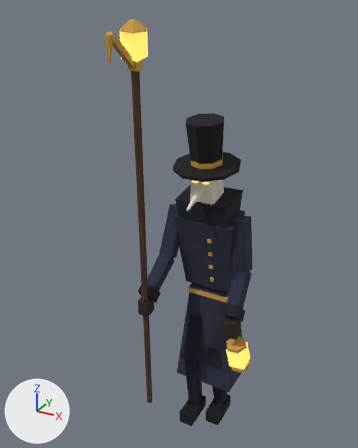
Before and after pictures for a commit that changed the glTF model assets/models/lamplighter.glb.
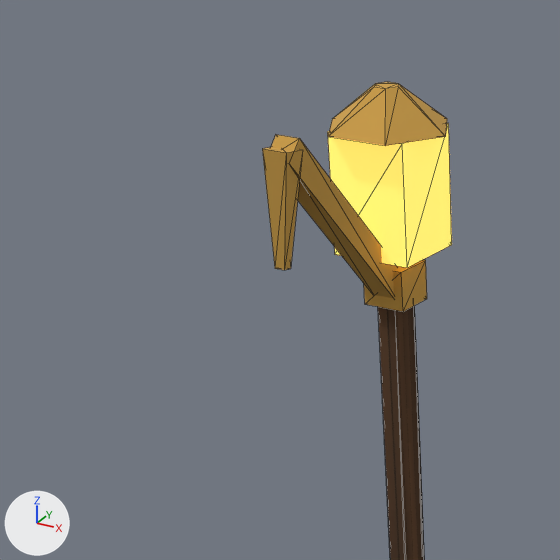
The first picture shows the older version from a 50 mm lens placed at (1.8, -3.98, 4.09), pointed at (-0.14, -0.46, 2.33). The close-ups show the older and then the newer version on the part from 12% to 48% of the width and 0% to 29% of the height of that picture. Only the edits that show in the close-ups are written down. The axes (+X, +Y, +Z) are drawn at lower left. The lights are the same throughout. The close-ups show mesh edges as thin lines. Where no turn or scale is listed for an object, it has been applied to the vertices.

Objects in the first close-up: 'pole'.
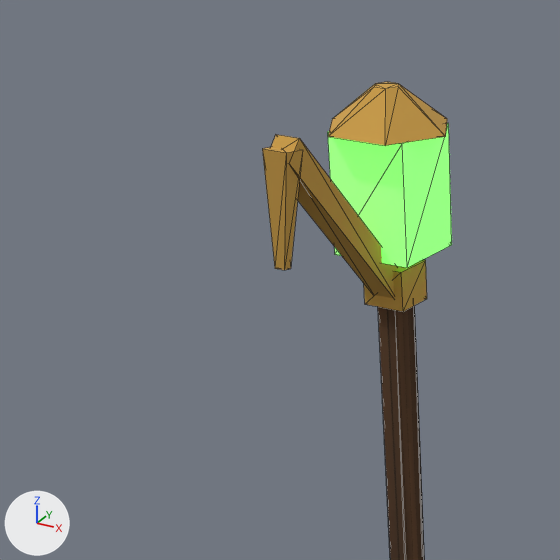
Where the change shows, as pixel boxes (x1, y1, x2, y2) in the close-ups (560 x 560 px):
'pole', recoloured (yellow to green): (307, 121, 452, 290) in both

Edits to the bpy script that builds the scene:
```text
Change mat_l_light:
    mat_l_light.base_color: (1.0, 0.692, 0.171) -> (0.448, 1.0, 0.319)  # yellow #ffd973 -> green #b3ff99
    mat_l_light.emission_color: (1.0, 0.604, 0.1) -> (0.133, 1.0, 0.1)  # orange #ffcc59 -> green #66ff59
```
